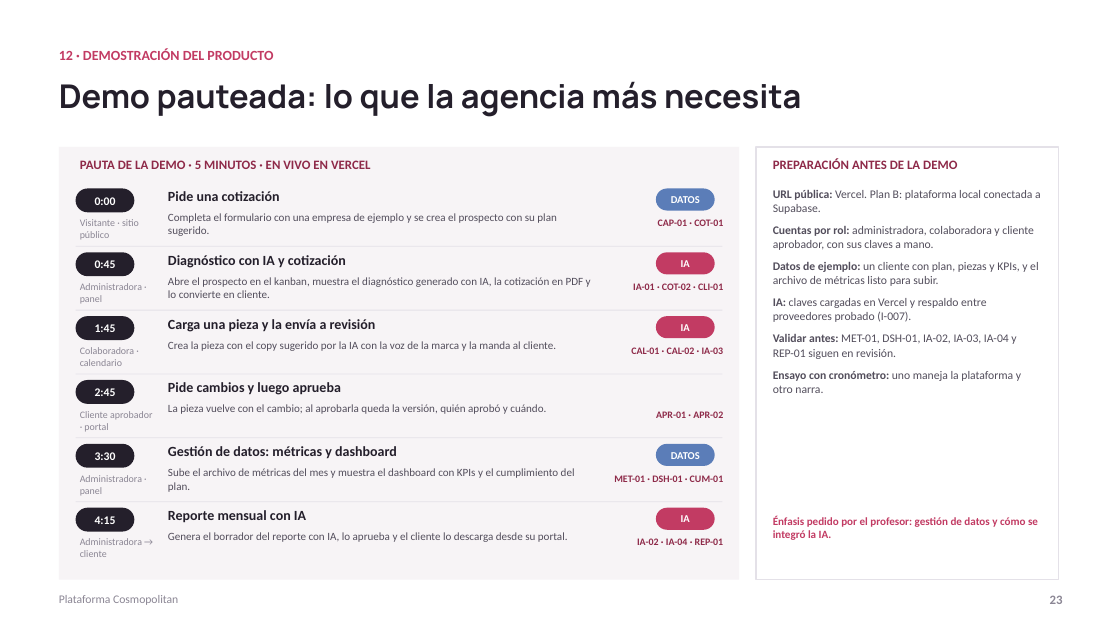
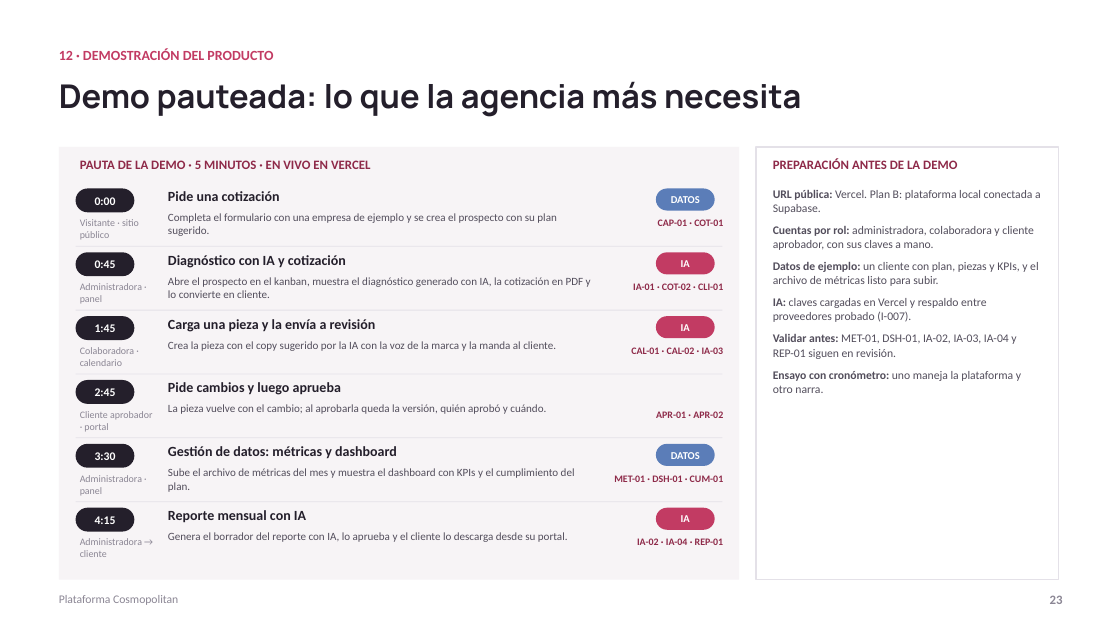
Before and after one commit to ChristianCuadra/capstone, a slide deck: slide 23 of Fase 2/Evidencias Proyecto/Presentación Proyecto.pptx. Drawn at 1120x630 pixels with LibreOffice and Linux fonts; fonts in the diff are those of the drawing. Boxes give left, top, right and bottom in pixels: in the first picture for what was removed or moved away, otherwise in the second. Text is boxed around its words. In the diff, an @@ line names an element or a change of style, - is before the commit and + after.

Commit message:
Presentación: conclusiones sin próximos pasos, justificación de módulos del modelo de datos y demo sin nota de énfasis

```diff
--- a/Fase 2/Evidencias Proyecto/Presentación Proyecto.pptx
+++ b/Fase 2/Evidencias Proyecto/Presentación Proyecto.pptx
@@ text removed at [773,516,1038,540] @@
-Énfasis pedido por el profesor: gestión de datos y cómo se integró la IA.
```
Also in this commit, not shown: 3 other slides changed.
